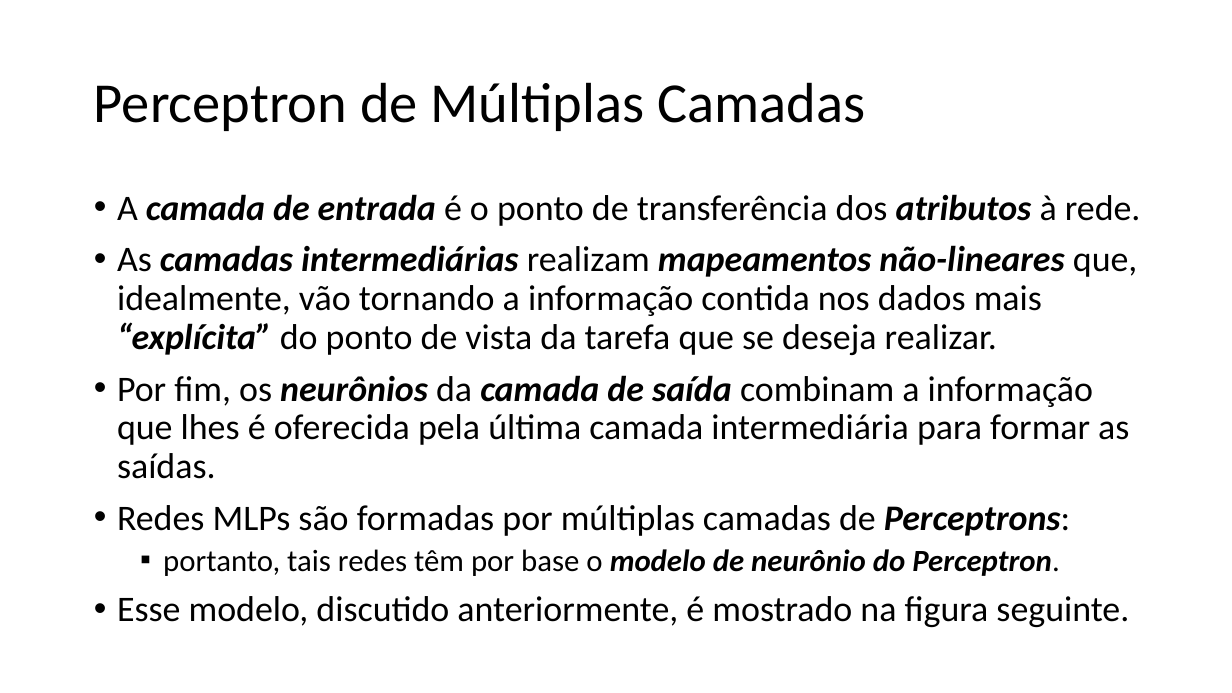
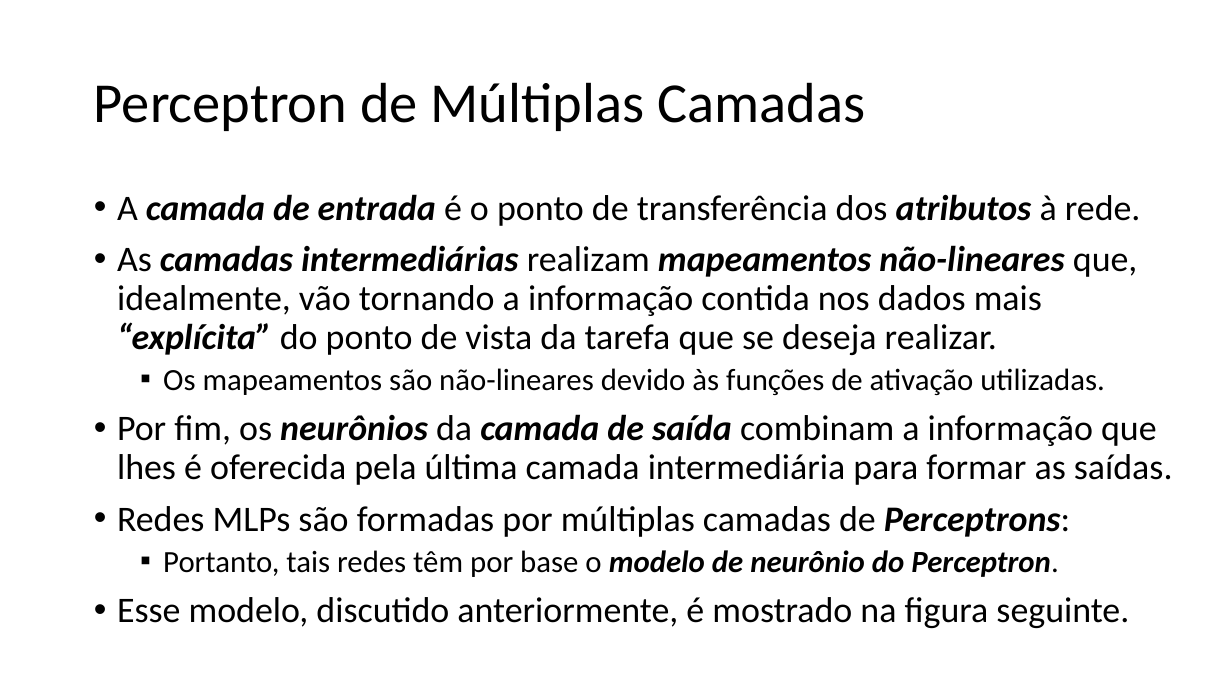
Before and after one commit to zz4fap/t320_aprendizado_de_maquina, a slide deck: slide 5 of slides/T320_Redes_Neurais_Artificiais (Parte II).pptx. Drawn at 1232x693 pixels with LibreOffice and Linux fonts; fonts in the diff are those of the drawing. Boxes give left, top, right and bottom in pixels: in the first picture for what was removed or moved away, otherwise in the second. Text is boxed around its words. In the diff, an @@ line names an element or a change of style, - is before the commit and + after.

```diff
--- a/slides/T320_Redes_Neurais_Artificiais (Parte II).pptx
+++ b/slides/T320_Redes_Neurais_Artificiais (Parte II).pptx
@@ text at (x1=163, y1=368, x2=1105, y2=395): paragraph added @@
+  ▪ Os mapeamentos são não-lineares devido às funções de ativação utilizadas.
@@ text at (x1=163, y1=550, x2=1059, y2=577): text changed @@
-  ▪ portanto, tais redes têm por base o modelo de neurônio do Perceptron.
+  ▪ Portanto, tais redes têm por base o modelo de neurônio do Perceptron.
```
Also in this commit, not shown: 8 other slides changed, 1 other file.
